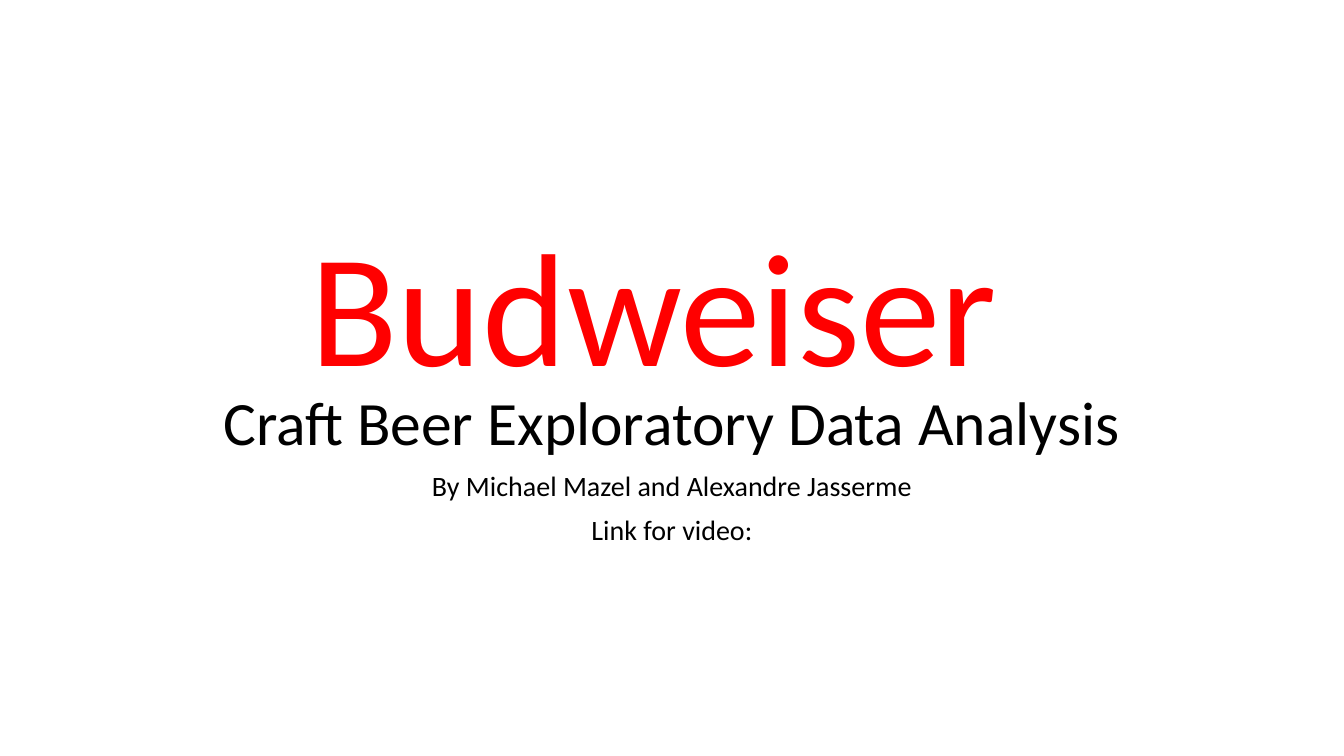
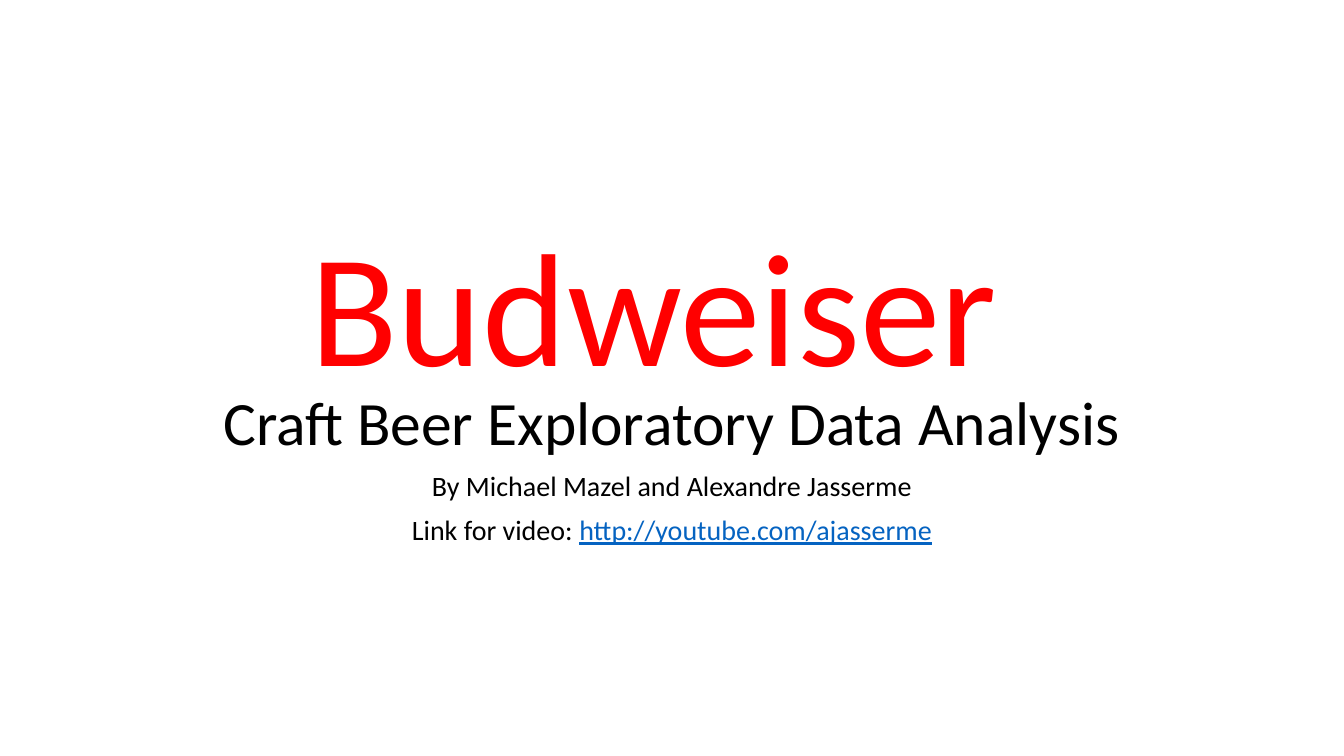
Before and after one commit to ajasserme/MSDS-6306-Doing-Data-Science---Case-Study-01, a slide deck: slide 1 of Budweiser Analysis.pptx. Drawn at 1344x756 pixels with LibreOffice and Linux fonts; fonts in the diff are those of the drawing. Boxes give left, top, right and bottom in pixels: in the first picture for what was removed or moved away, otherwise in the second. Text is boxed around its words. In the diff, an @@ line names an element or a change of style, - is before the commit and + after.

Commit message:
Added YouTube link

```diff
--- a/Budweiser Analysis.pptx
+++ b/Budweiser Analysis.pptx
@@ subtitle at (x1=412, y1=520, x2=931, y2=545): text changed; text colour #000000 to #0563C1 @@
-Link for video:
+Link for video: http://youtube.com/ajasserme
```
